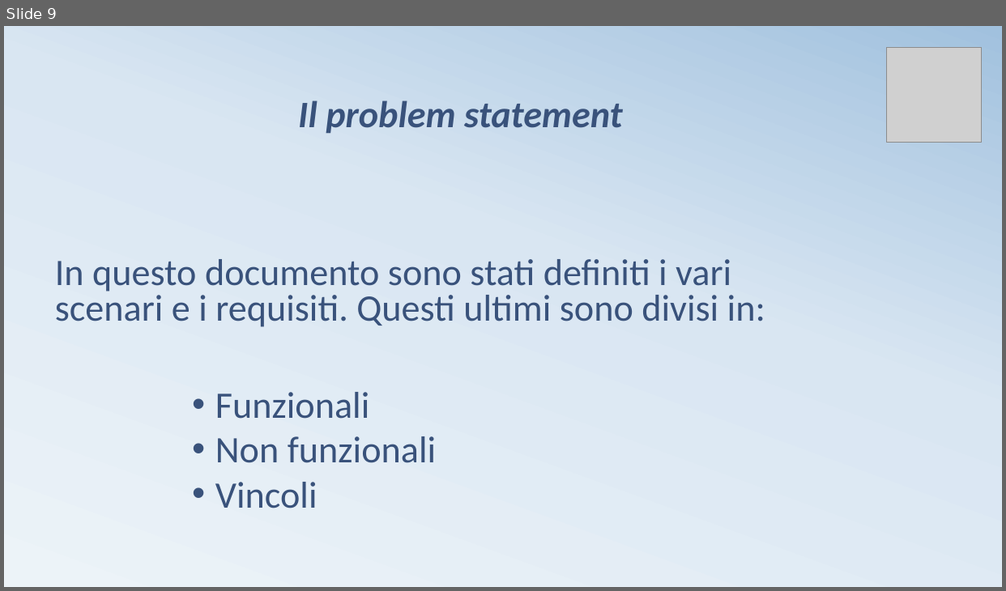
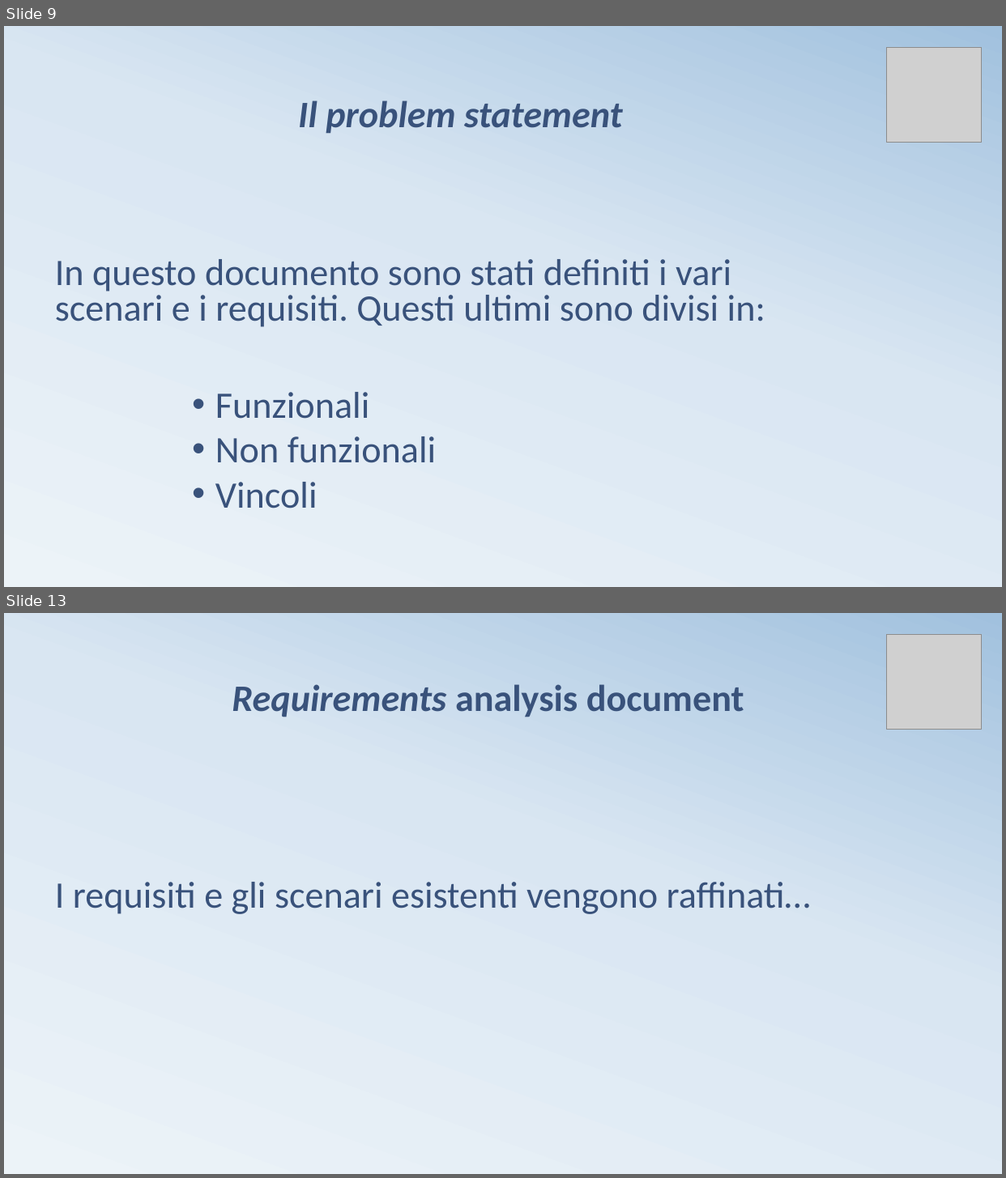
Before and after one commit to kekkox/Carcheck, a slide deck: Work product/Presentazione CarCheck.pptx. Shown one above the other, each under a label of ours: slide 9 before the commit, slides 9 and 13 after it; the slides between them are not shown. The pictures are 1006x591 and 1006x1178 pixels, drawn with LibreOffice and Linux fonts; fonts in the diff are those of the drawing; grey boxes stand for pictures. Boxes give left, top, right and bottom in pixels: in the first picture for what was removed or moved away, otherwise in the second. Text is boxed around its words. In the diff, an @@ line names an element or a change of style, - is before the commit and + after.

```diff
--- a/Work product/Presentazione CarCheck.pptx
+++ b/Work product/Presentazione CarCheck.pptx
@@ slide 13 added at (x1=4, y1=613, x2=1002, y2=1174), background gradient #ECF3F8 to #D9E6F2 to #A1C1DE @@
@@ picture added at (x1=886, y1=635, x2=981, y2=730) @@
@@ text added at (x1=232, y1=684, x2=744, y2=717), 36 pt, text #39527B, bold @@
+Requirements analysis document
@@ title added at (x1=55, y1=882, x2=811, y2=914), 36 pt, text #39527B @@
+I requisiti e gli scenari esistenti vengono raffinati…
```
Also in this commit, not shown: 3 slides changed, 23 other slides added, 13 slides removed.
